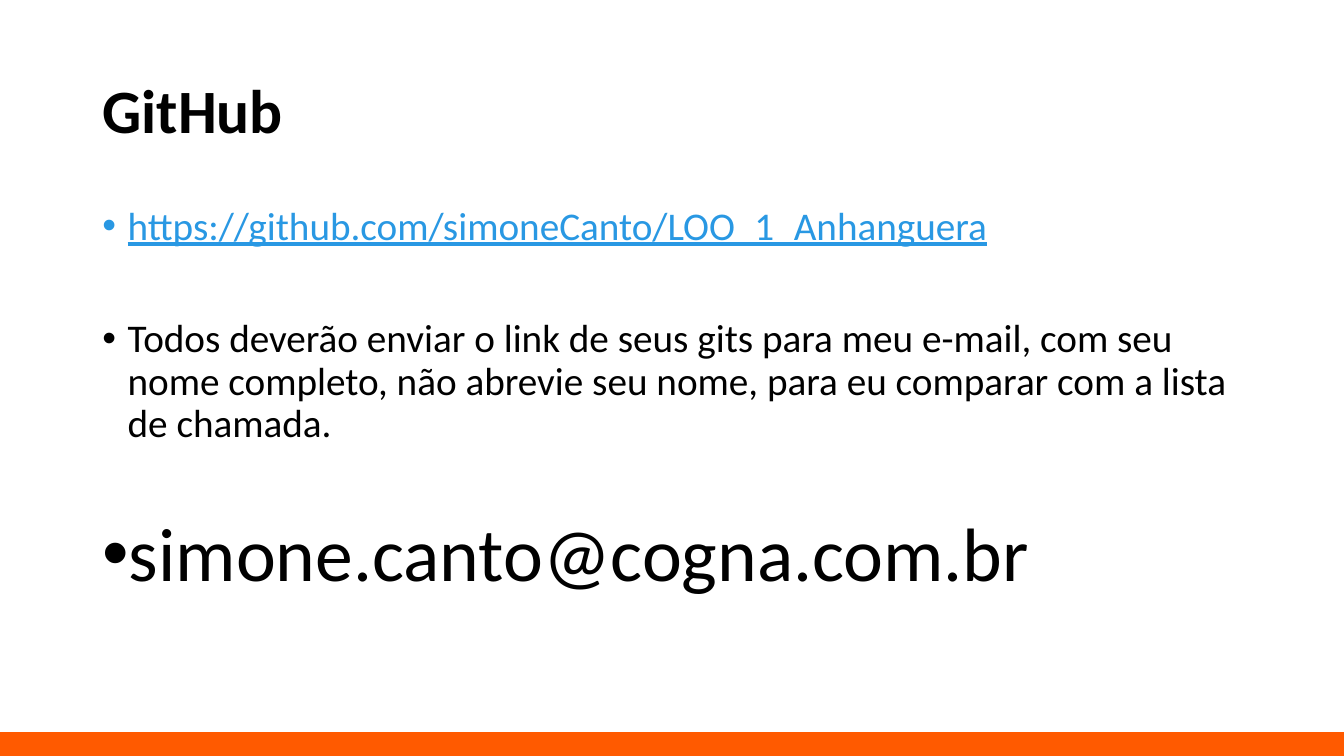
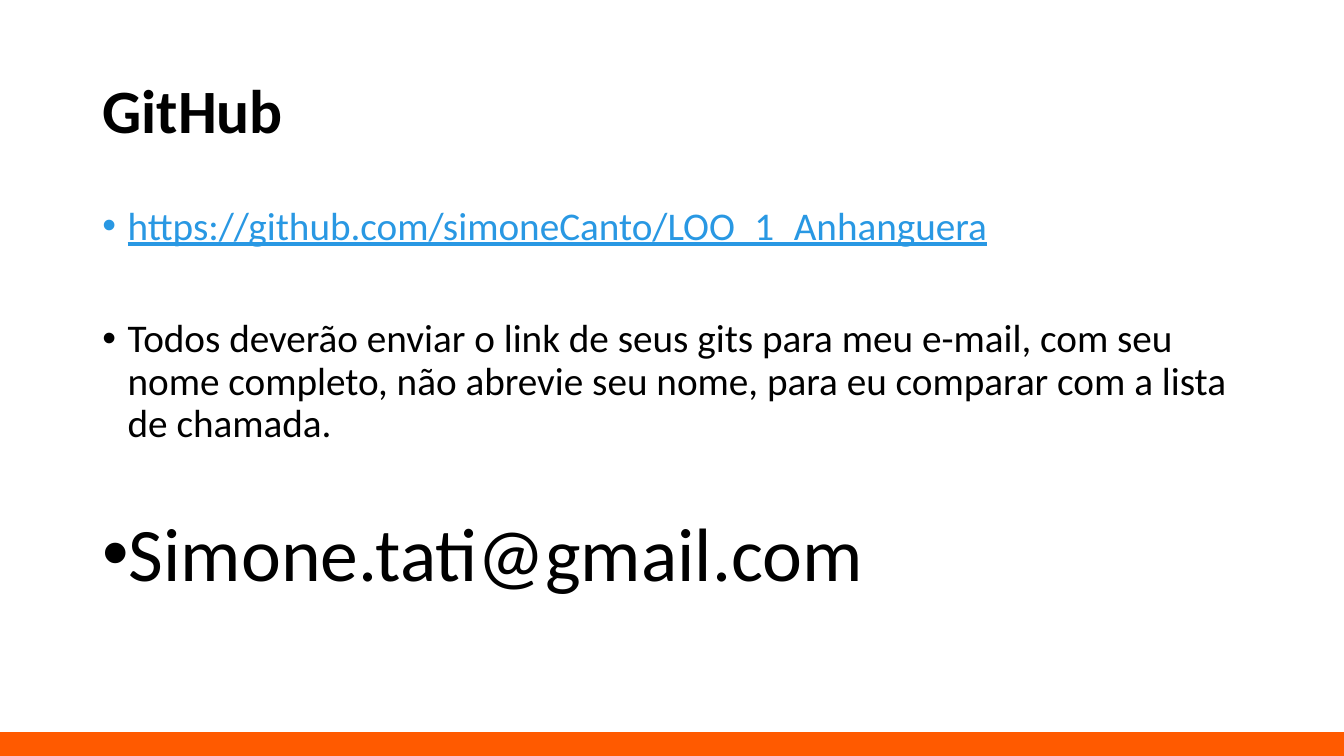
Before and after one commit to simoneCanto/LOO_1_Anhanguera, a slide deck: slide 16 of aula_1.pptx. Drawn at 1344x756 pixels with LibreOffice and Linux fonts; fonts in the diff are those of the drawing; background and template pictures are left out. Boxes give left, top, right and bottom in pixels: in the first picture for what was removed or moved away, otherwise in the second. Text is boxed around its words. In the diff, an @@ line names an element or a change of style, - is before the commit and + after.

```diff
--- a/aula_1.pptx
+++ b/aula_1.pptx
@@ text at box(129, 528, 863, 594): text changed @@
-• simone.canto@cogna.com.br
+• Simone.tati@gmail.com
```
Also in this commit, not shown: 1 other slide changed.
